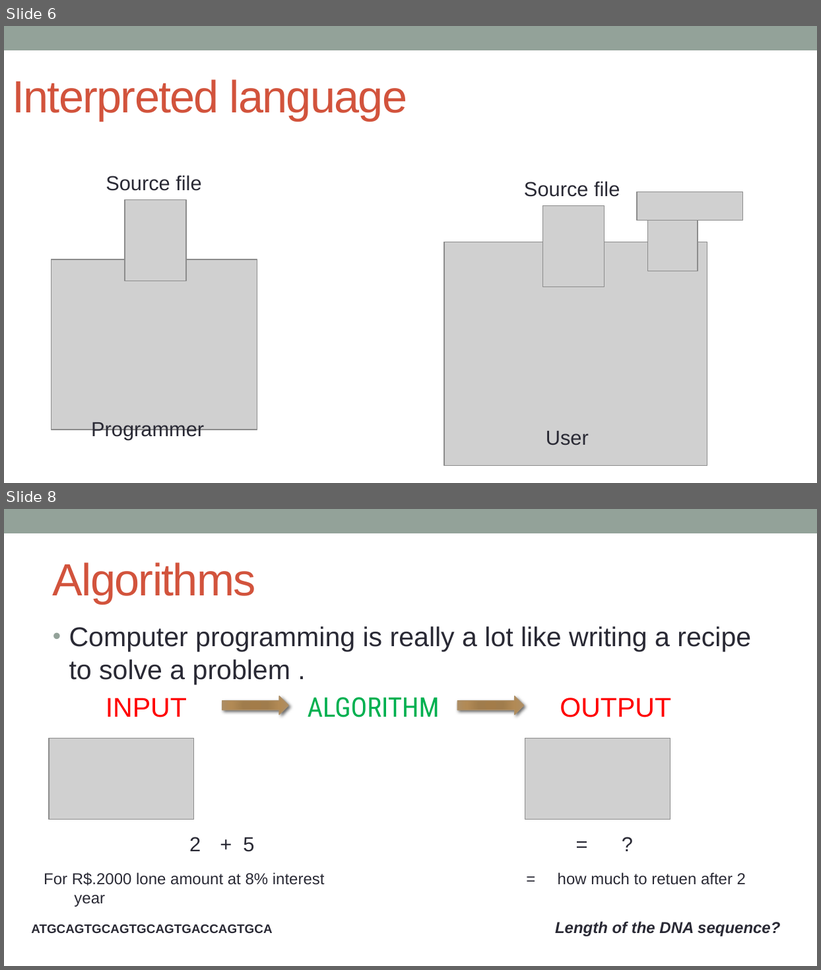
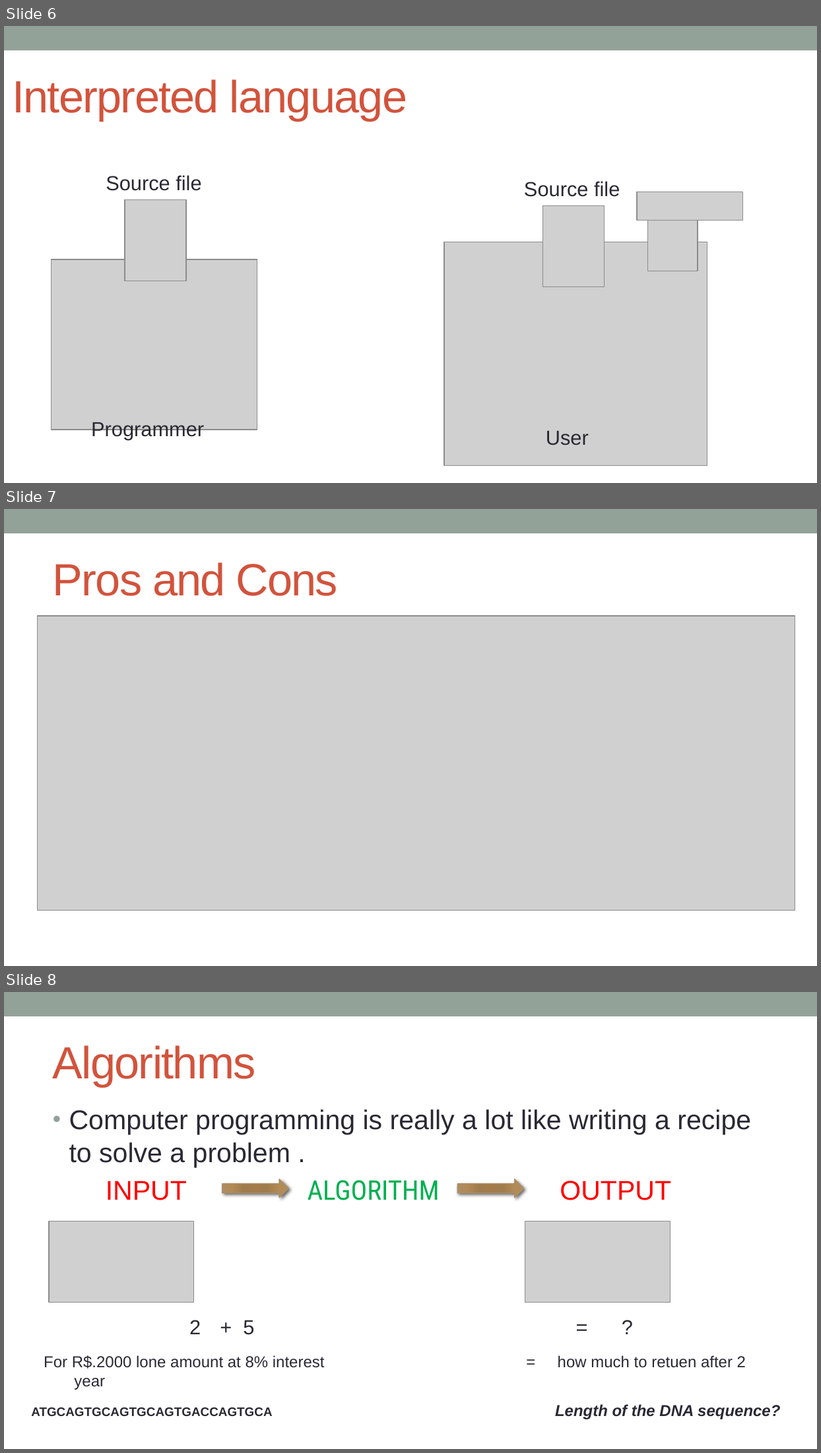
Before and after one commit to kanhu-pcr-code/bioinfo-PERL-course, a slide deck: PPTs/Programming-fundamentals.pptx. Shown one above the other, each under a label of ours: slides 6 and 8 before the commit, slides 6, 7 and 8 after it; the slides between them are not shown. The pictures are 821x970 and 821x1453 pixels, drawn with LibreOffice and Linux fonts; fonts in the diff are those of the drawing; grey boxes stand for pictures. Boxes give left, top, right and bottom in pixels: in the first picture for what was removed or moved away, otherwise in the second. Text is boxed around its words. In the diff, an @@ line names an element or a change of style, - is before the commit and + after.

```diff
--- a/PPTs/Programming-fundamentals.pptx
+++ b/PPTs/Programming-fundamentals.pptx
@@ slide 7 added at bbox=[4, 509, 817, 966], background #FFFFFF; not listed: 1 template element that a slide beside it also shows @@
@@ title added at bbox=[53, 562, 338, 596], 40 pt, text #D2533C @@
+Pros and Cons
@@ picture added at bbox=[38, 617, 795, 911] @@
```
Also in this commit, not shown: 1 slide changed, 3 other slides added, 5 slides removed, 3 other files.
